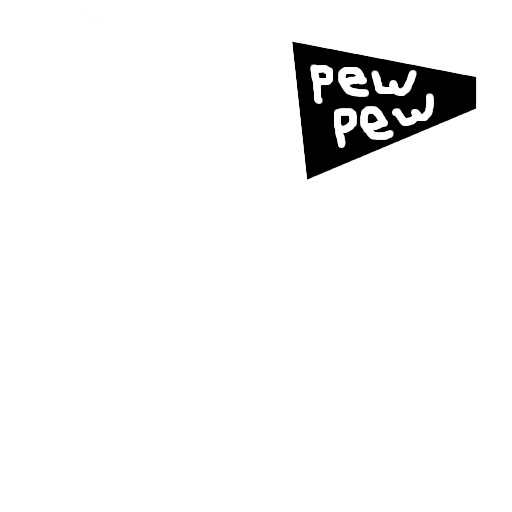
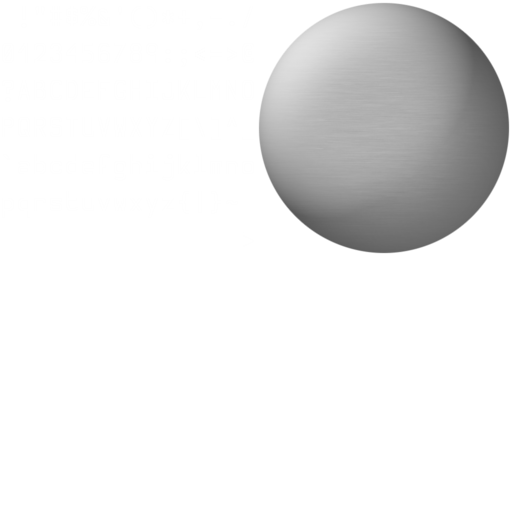
Layer changes from the first 512×512 image to the second:
renamed "gun border" to "sphere", moved it above "special", painted on it over 258, 2, 510, 254
removed layer "gun body" over 287, 35, 483, 185
renamed "menu cursor arrow" to "sphere copy", hid it, moved it below "back", painted on it over 258, 6, 506, 254
